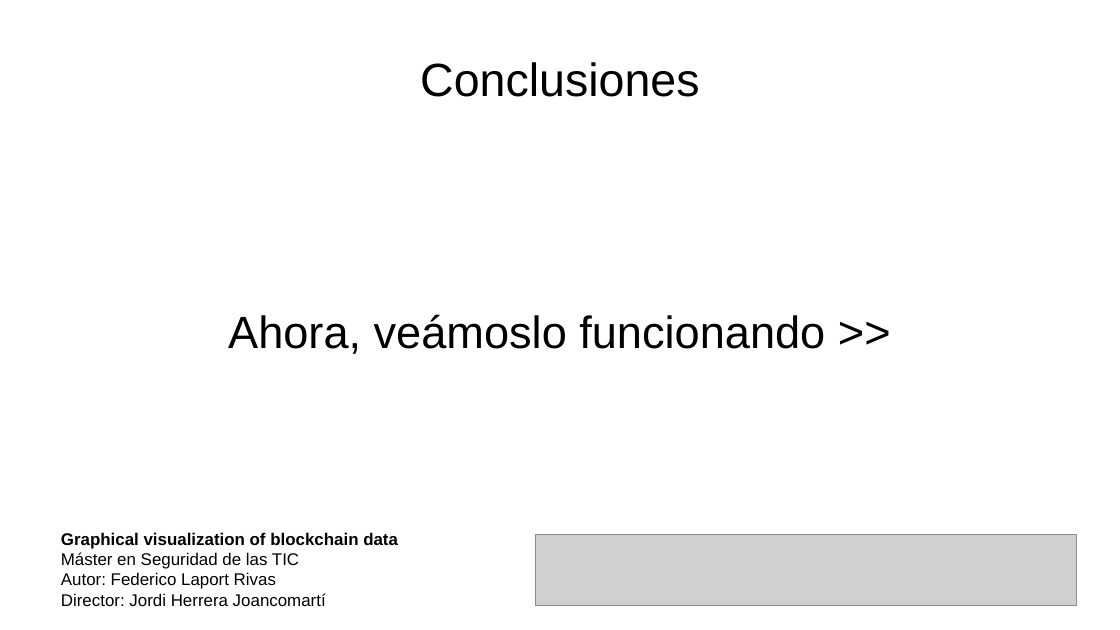
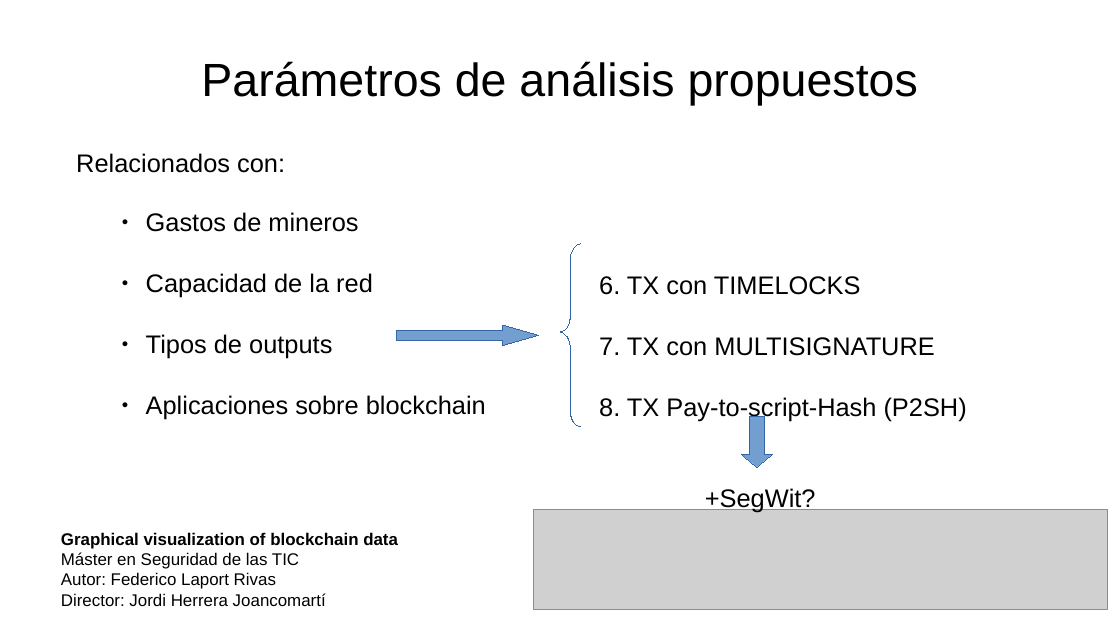
Before and after one commit to acrowise/chainplots, a slide deck: slide 6 of tfm_presentacion.odp (slide 14 before the commit). Drawn at 1120x630 pixels with LibreOffice and Linux fonts; fonts in the diff are those of the drawing; grey boxes stand for pictures. Boxes give left, top, right and bottom in pixels: in the first picture for what was removed or moved away, otherwise in the second. Text is boxed around its words. In the diff, an @@ line names an element or a change of style, - is before the commit and + after.

```diff
--- a/tfm_presentacion.odp
+++ b/tfm_presentacion.odp
@@ title at [201, 61, 918, 105]: text changed @@
-Conclusiones
+Parámetros de análisis propuestos
@@ text added at [76, 153, 285, 173], 18 pt, text #000000 @@
+Relacionados con:
@@ text added at [146, 212, 486, 420], 18 pt, text #000000 @@
+● Gastos de mineros
+● Capacidad de la red
+● Tipos de outputs
+● Aplicaciones sobre blockchain
@@ freeform shape added at [560, 244, 580, 427], outline #3465A4 0 pt @@
@@ text added at [599, 276, 967, 513], 18 pt, text #000000 @@
+6. TX con TIMELOCKS
+7. TX con MULTISIGNATURE
+8. TX Pay-to-script-Hash (P2SH)
++SegWit?
@@ subtitle removed at [228, 314, 825, 354] @@
-Ahora, veámoslo funcionando >>
@@ right arrow added at [396, 325, 539, 346], fill #729FCF, outline #3465A4 0 pt @@
@@ down arrow added at [742, 417, 772, 468], fill #729FCF, outline #3465A4 0 pt @@
@@ picture: place and size @@
-picture at [536, 536, 1077, 607]
+picture at [534, 510, 1108, 610]
```
Also in this commit, not shown: 14 other slides changed, 2 slides added, 1 other file.
